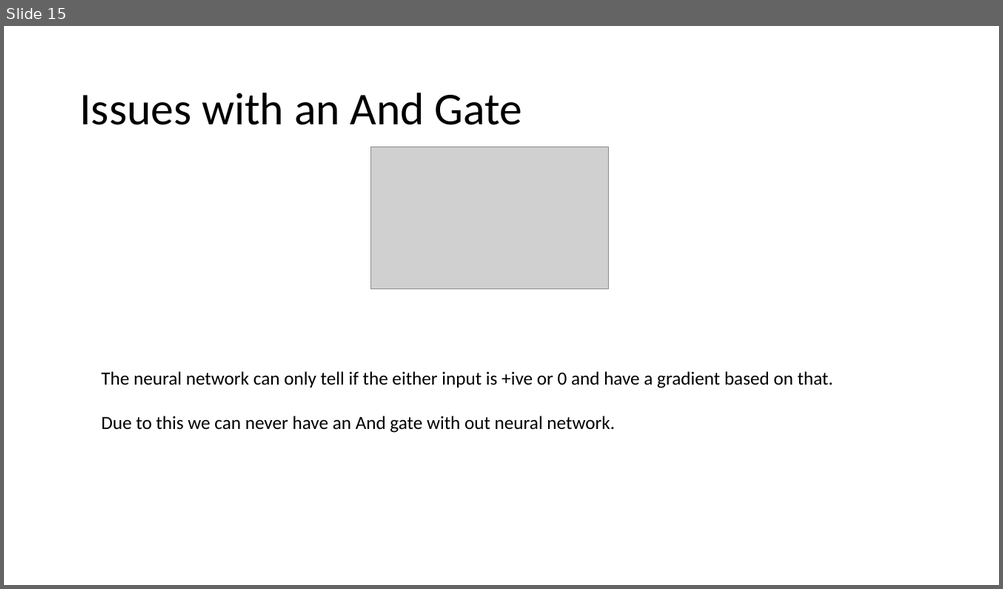
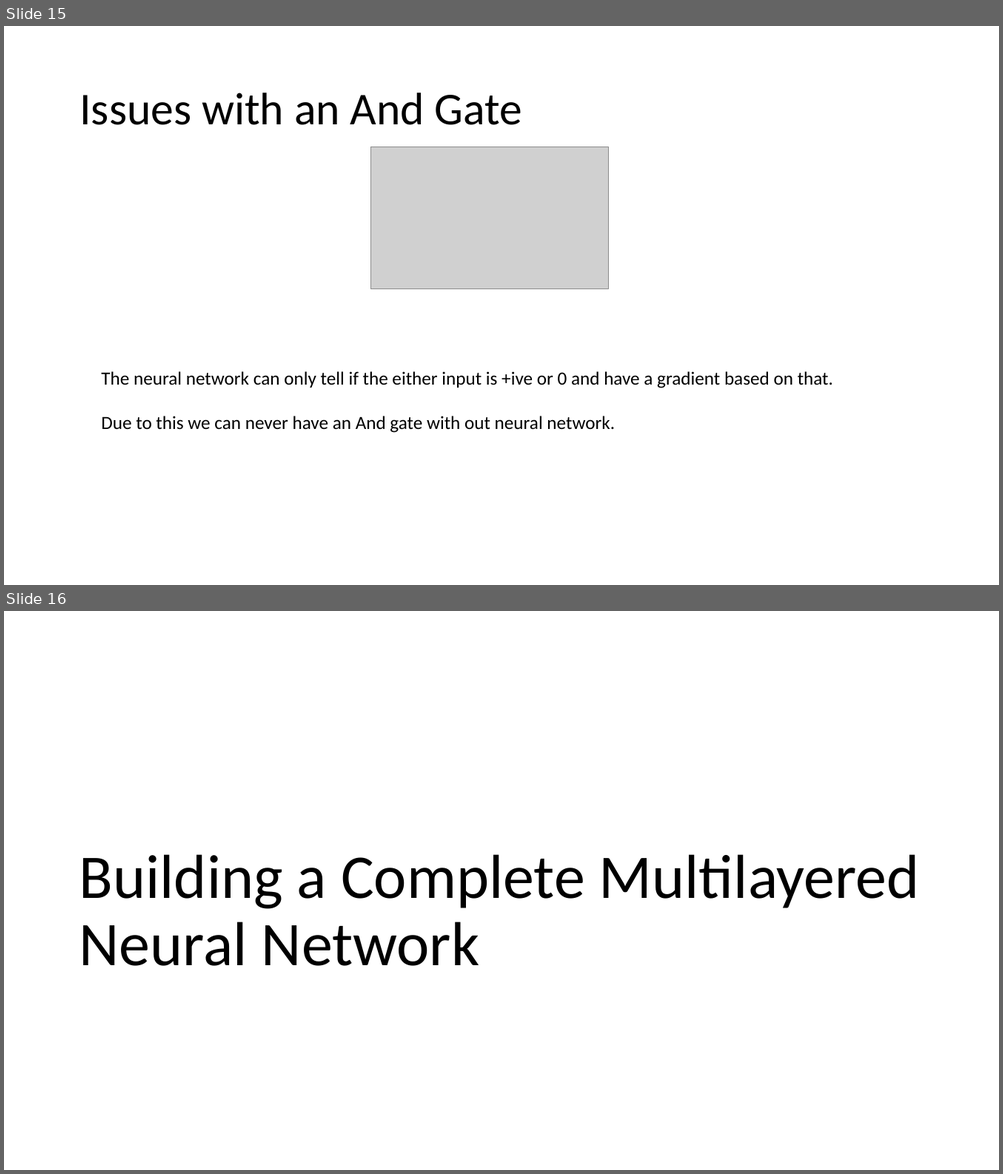
Before and after one commit to mustafa-behrainwala/simpleNN, a slide deck: Introduction To Neural Networks and AI.pptx. Shown one above the other, each under a label of ours: slide 15 before the commit, slides 15 and 16 after it. The pictures are 1003x589 and 1003x1174 pixels, drawn with LibreOffice and Linux fonts; fonts in the diff are those of the drawing; grey boxes stand for pictures. Boxes give left, top, right and bottom in pixels: in the first picture for what was removed or moved away, otherwise in the second. Text is boxed around its words. In the diff, an @@ line names an element or a change of style, - is before the commit and + after.

Commit message:
Creating a multilayered NN

```diff
--- a/Introduction To Neural Networks and AI.pptx
+++ b/Introduction To Neural Networks and AI.pptx
@@ slide 16 added at <box>4,611,999,1170</box>, background #FFFFFF @@
@@ title added at <box>79,854,919,966</box>, 60 pt, text #000000 @@
+Building a Complete Multilayered Neural Network
```
Also in this commit, not shown: 9 other slides added, 1 other file.
